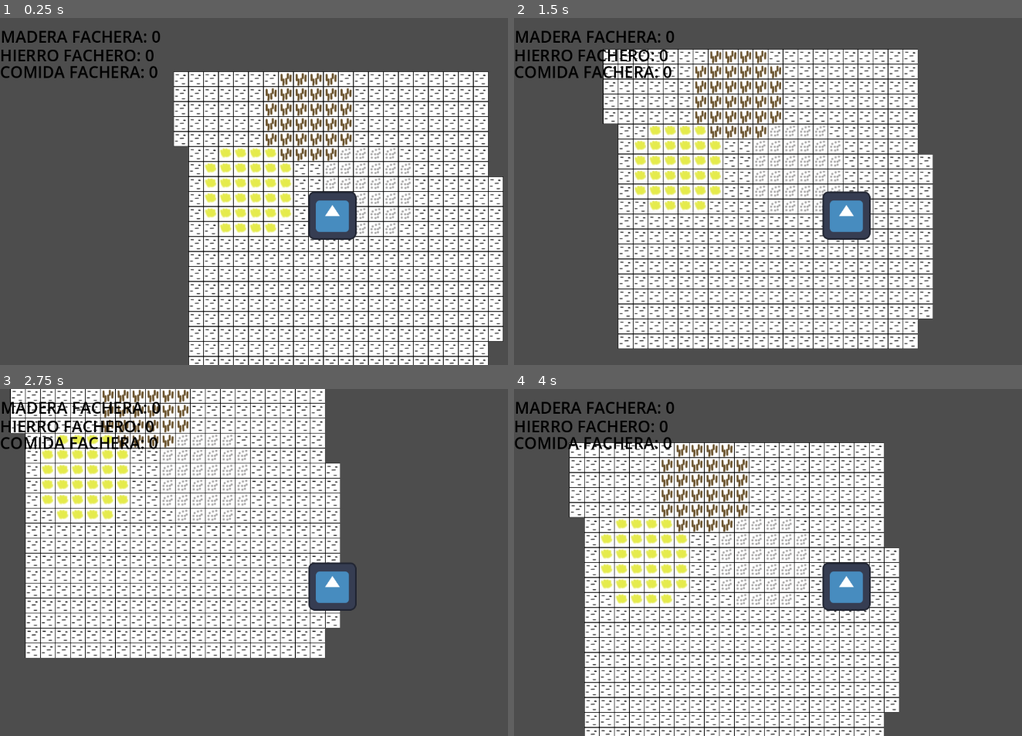
Above: before the commit, frames 1-4 (two rows, left to right).
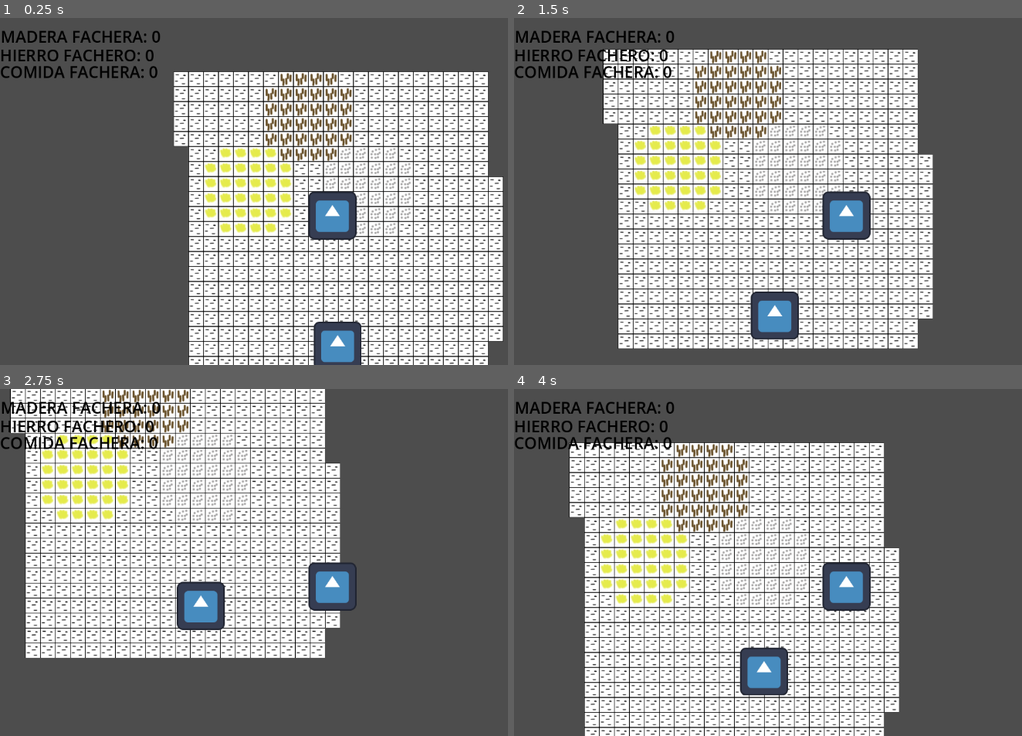
Above: after the commit, the same moments.

Repository: QuaaDev/Juego-Proyecto
Game: Godot game, scene res://Scene/Nucleo.tscn
The game is run twice, just before and just after one commit, with the same random seed, the same clock (stepped at 60 frames per second) and the same inputs. The engine's default icon, where the game draws it, is replaced by a stand-in: a white triangle on a blue panel in a dark square.
Inputs:
- Up to frame 1 (0.25 s): no input
- Up to frame 2 (1.5 s): tap Enter at 0.5 s; hold Right (ui_right) 0.53-1.28 s; hold Down (ui_down) from 1.28 s (still down)
- Up to frame 3 (2.75 s): release Down (ui_down) at 2.03 s; hold Right (ui_right) from 2.03 s (still down)
- Up to frame 4 (4 s): release Right (ui_right) at 2.78 s; hold Up (ui_up) 2.78-3.53 s; hold Left (ui_left) from 3.53 s (still down)

The runs differ from the first frame. In frame 1, 1.1% of the frame differs, in the area x 61-72%, y 87-100%; in frame 2, 1.2%; in frame 3, 1.3%, in the area x 34-45%, y 55-70%; in frame 4, 1.3%.

Commit message:
Agregando aldeano beta
El aldeano es capaz de buscar el recurso mas cercano, falta por agregar que pueda extraer dicho recurso y diferenciar recursos

Diff:
--- a/TodoJunto/Scene/Nucleo.tscn
+++ b/TodoJunto/Scene/Nucleo.tscn
@@ -1,8 +1,9 @@
-[gd_scene load_steps=4 format=3 uid="uid://cem14uls4kwk"]
+[gd_scene load_steps=5 format=3 uid="uid://cem14uls4kwk"]
 
 [ext_resource type="PackedScene" uid="uid://ktpc5u1xfekm" path="res://Scene/Suelo.tscn" id="1_osif7"]
 [ext_resource type="Script" path="res://Script/ControladorEscena.gd" id="1_tgs13"]
 [ext_resource type="PackedScene" uid="uid://crlwn3x2guj00" path="res://Scene/Player.tscn" id="3_xxmsj"]
+[ext_resource type="PackedScene" uid="uid://dudb84bw4lo4s" path="res://Scene/aldeano.tscn" id="4_rd3sf"]
 
 [node name="Nucleo" type="Node"]
 
@@ -14,3 +15,6 @@
 [node name="Suelo" parent="Menu/EscenaPrincipal" instance=ExtResource("1_osif7")]
 
 [node name="Player" parent="Menu/EscenaPrincipal" instance=ExtResource("3_xxmsj")]
+
+[node name="Aldeano" parent="Menu/EscenaPrincipal" instance=ExtResource("4_rd3sf")]
+position = Vector2(78, 411)
--- /dev/null
+++ b/TodoJunto/Scene/aldeano.tscn
@@ -0,0 +1,16 @@
+[gd_scene load_steps=3 format=3 uid="uid://dudb84bw4lo4s"]
+
+[ext_resource type="Script" path="res://Script/IA_aldeano.gd" id="1_41rv6"]
+[ext_resource type="Texture2D" uid="uid://ckfbdlbjl564t" path="res://Assets/icon.svg" id="2_2ypyp"]
+
+[node name="Aldeano" type="CharacterBody2D"]
+script = ExtResource("1_41rv6")
+
+[node name="Sprite2D" type="Sprite2D" parent="."]
+texture = ExtResource("2_2ypyp")
+
+[node name="Timer" type="Timer" parent="."]
+one_shot = true
+autostart = true
+
+[connection signal="timeout" from="Timer" to="." method="_on_timer_timeout"]
--- a/TodoJunto/Script/ControladorEscena.gd
+++ b/TodoJunto/Script/ControladorEscena.gd
@@ -4,7 +4,6 @@
 var cantidad_comida = 0
 var cantidad_madera = 0
 #Hierro 1 comida 2 madera 3
-#"Menu/EscenaPrincipal/Suelo/CanvasLayer"
 @onready var suelo = $Suelo
 @onready var canvas = $"Suelo/CanvasLayer"
 func _ready():
@@ -39,4 +38,12 @@
 
 #Elimina al Area2D junto a todos sus hijos
 func actualizar_area_agotada(objeto):
+	areas_de_recurso.erase(objeto)
 	objeto.queue_free()
+
+#Devuelve las coordenadas de las areas de recursos
+func obtener_coordenadas_area_recursos():
+	var lista_coordenadas = []
+	for i in areas_de_recurso:
+		lista_coordenadas.append(i.collision_shape_2d.position)
+	return lista_coordenadas
--- /dev/null
+++ b/TodoJunto/Script/IA_aldeano.gd
@@ -0,0 +1,59 @@
+extends CharacterBody2D
+@onready var escena_principal = get_parent()
+#Recursos para calcular el recurso mas cercano
+var coordenadas_recursos
+var recurso_mas_cercano
+#Recursos para calcular el recurso mas cercano
+#Controladores de movimiento
+var moverse_x = false
+var moverse_y = false
+#Controladores de movimiento
+#Velocidad del aldeano
+const velocidad = 40
+#Velocidad del aldeano
+#Cuando todo este iniciado, ejecuta el codigo
+func _on_timer_timeout():
+	buscar_recurso_cercano()
+func buscar_recurso_cercano():
+	var distancia = []
+	var resultado_distancia = []
+	#Obtiene las coordenadas de todos los recursos
+	coordenadas_recursos = escena_principal.obtener_coordenadas_area_recursos()
+	#Almacena la diferencia entre las coordenadas en valor absoluto
+	for i in coordenadas_recursos:
+		distancia.append(Vector2(
+			abs(int(i.x) - int(position.x)),
+			abs(int(i.y) - int(position.y))
+			))
+	#Convierte la distancia de Vector2 a int
+	for i in distancia:
+		resultado_distancia.append(i.x + i.y)
+	#Obtiene las coordenadas del recurso mas cercano al aldeano
+	recurso_mas_cercano = escena_principal.areas_de_recurso[resultado_distancia.find(resultado_distancia.min())].coordenadas_shape
+	#Activa el movimiento
+	#El aldeano ira AL CENTRO del recurso, hay que arreglar esto mas adelante para que solo sea necesario el borde
+	moverse_x = true
+	moverse_y = true
+func _process(_delta):
+	#Interruptor para el movimiento
+	if moverse_x or moverse_y:
+		#Si hay una diferencia en el eje X entre el recurso y el aldeano, activa el movimiento
+		if (0 < abs(position.x - recurso_mas_cercano.x)):
+			#Averigua si la diferencia es negativa o positiva para saber a que lado dirigirse
+			if 0 > position.x - recurso_mas_cercano.x:
+				velocity.x = velocidad
+			else:
+				velocity.x = -velocidad
+		else:
+			#Si no hay diferencia, significa que ya llego al lugar indicado y desactiva el movimiento de dicho eje
+			moverse_x = false
+		if (0 < abs(position.y - recurso_mas_cercano.y)):
+			if 0 > position.y - recurso_mas_cercano.y:
+				velocity.y = velocidad
+			else:
+				velocity.y = -velocidad
+		else:
+			moverse_y = false
+		#Ejecuta el movimiento
+		move_and_slide()
+	pass
